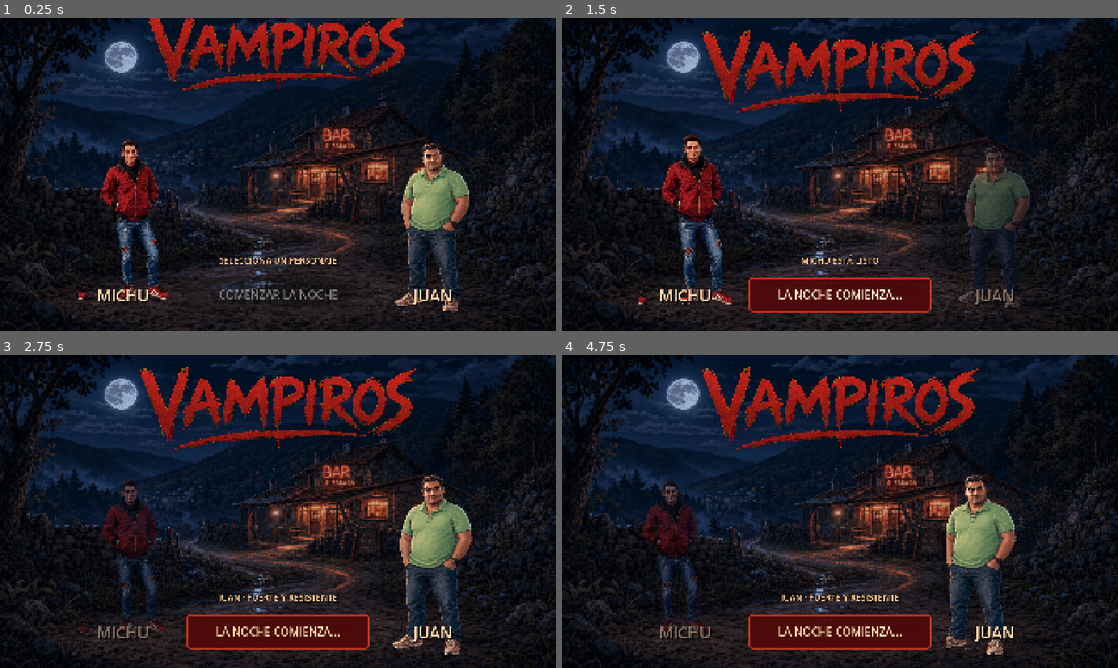
Above: before the commit, frames 1-4 (two rows, left to right).
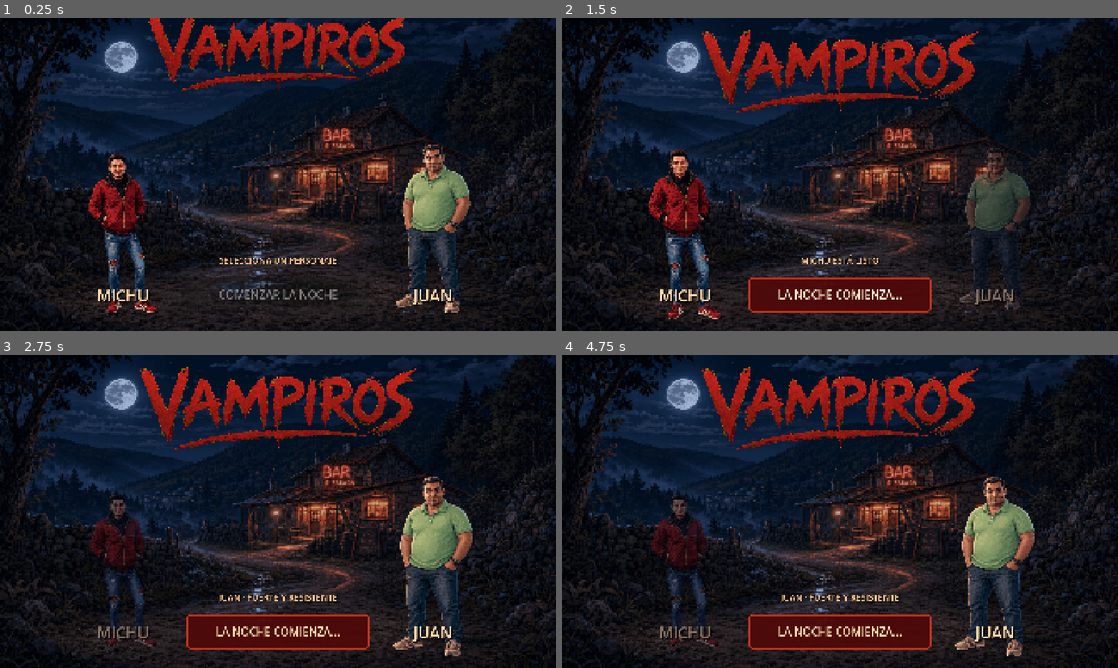
Above: after the commit, the same moments.

Repository: toxicomediante/vampiros
Game: Godot game, scene res://scenes/main.tscn
The game is run twice, just before and just after one commit, with the same random seed, the same clock (stepped at 60 frames per second) and the same inputs.
Inputs (mouse positions are in pixels of both pictures, inside the frame that each line leads up to):
- Up to frame 1 (0.25 s): no input
- Up to frame 2 (1.5 s): click (684, 212) at 0.5 s; click "COMENZAR LA NOCHE" at 1.25 s
- Up to frame 3 (2.75 s): click (433, 549) at 2 s
- Up to frame 4 (4.75 s): click "LA NOCHE COMIENZA..." at 2.75 s; click (684, 549) at 3.5 s; click (995, 549) at 4.25 s

The runs differ from the first frame. In frame 1, 5.0% of the frame differs, in the area x 14-85%, y 38-95%; in frame 2, 4.7%; in frame 3, 3.6%; in frame 4, 7.5%, in the area x 14-85%, y 38-97%.

Commit message:
Fix idle sprite frame alignment

Diff:
--- a/scripts/character_select.gd
+++ b/scripts/character_select.gd
@@ -28,15 +28,16 @@
 	_play_intro()
 
 func _build_idle_frames(sheet: Texture2D, frame_count: int) -> SpriteFrames:
+	assert(sheet.get_width() % frame_count == 0, "La hoja debe contener celdas de igual anchura")
 	var frames := SpriteFrames.new()
 	frames.add_animation("idle")
 	frames.set_animation_loop("idle", true)
 	frames.set_animation_speed("idle", IDLE_FPS)
-	var frame_width := sheet.get_width() / frame_count
+	var frame_width: int = sheet.get_width() / frame_count
 	for index in frame_count:
 		var atlas := AtlasTexture.new()
 		atlas.atlas = sheet
-		atlas.region = Rect2(index * frame_width, 0, frame_width, sheet.get_height())
+		atlas.region = Rect2i(index * frame_width, 0, frame_width, sheet.get_height())
 		frames.add_frame("idle", atlas)
 	return frames
 
Binary file changed: assets/characters/juan_idle.png
Binary file changed: assets/characters/michu_idle.png
